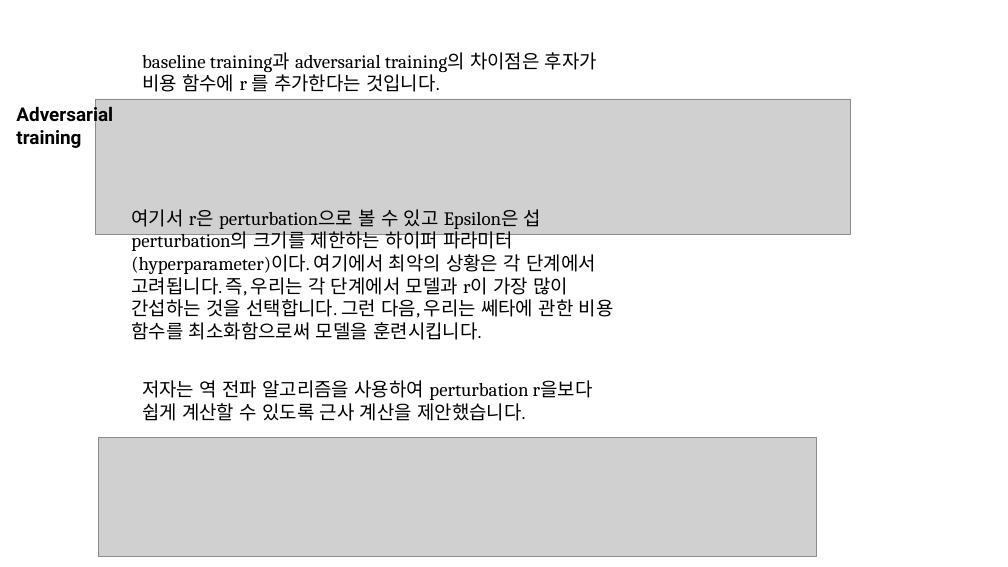
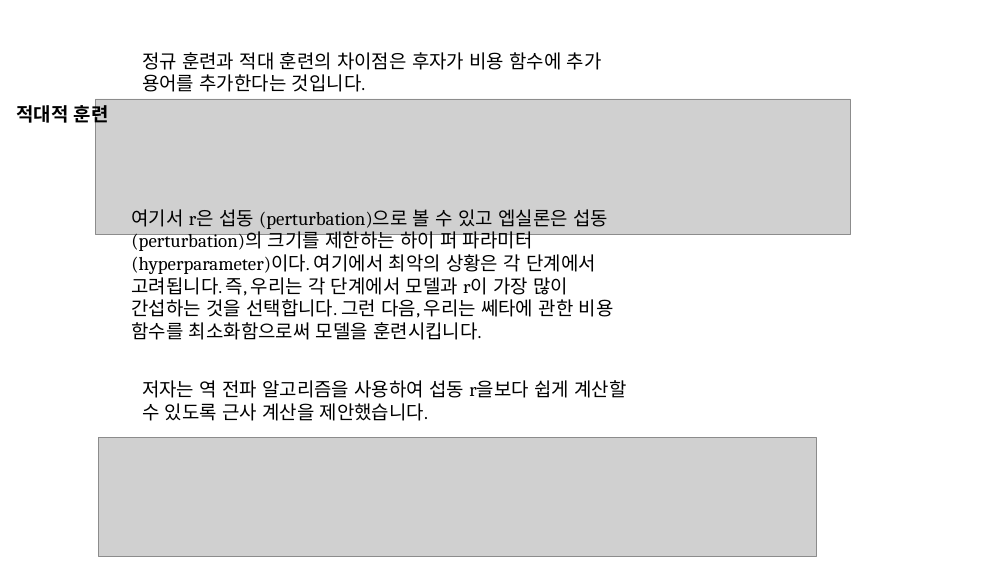
Before and after one commit to modudeepnlp/code_implementation, a slide deck: slide 7 of resources/slide/Adversarial Training Methods For Semi-Supervised Text Classification_20190311_ChangWookJun.pptx. Drawn at 1008x567 pixels with LibreOffice and Linux fonts; fonts in the diff are those of the drawing; grey boxes stand for pictures. Boxes give left, top, right and bottom in pixels: in the first picture for what was removed or moved away, otherwise in the second. Text is boxed around its words. In the diff, an @@ line names an element or a change of style, - is before the commit and + after.

```diff
--- a/resources/slide/Adversarial Training Methods For Semi-Supervised Text Classification_20190311_ChangWookJun.pptx
+++ b/resources/slide/Adversarial Training Methods For Semi-Supervised Text Classification_20190311_ChangWookJun.pptx
@@ text at [142, 52, 602, 92]: text changed @@
-baseline training과 adversarial training의 차이점은 후자가 비용 함수에 r 를 추가한다는 것입니다.
+정규 훈련과 적대 훈련의 차이점은 후자가 비용 함수에 추가 용어를 추가한다는 것입니다.
@@ text at [16, 102, 109, 127]: text changed @@
-Adversarial training
+적대적 훈련
@@ text at [131, 209, 614, 340]: text changed @@
-여기서 r은 perturbation으로 볼 수 있고 Epsilon은 섭perturbation의 크기를 제한하는 하이퍼 파라미터 (hyperparameter)이다. 여기에서 최악의 상황은 각 단계에서 고려됩니다. 즉, 우리는 각 단계에서 모델과 r이 가장 많이 간섭하는 것을 선택합니다. 그런 다음, 우리는 쎄타에 관한 비용 함수를 최소화함으로써 모델을 훈련시킵니다.
+여기서 r은 섭동 (perturbation)으로 볼 수 있고 엡실론은 섭동 (perturbation)의 크기를 제한하는 하이 퍼 파라미터 (hyperparameter)이다. 여기에서 최악의 상황은 각 단계에서 고려됩니다. 즉, 우리는 각 단계에서 모델과 r이 가장 많이 간섭하는 것을 선택합니다. 그런 다음, 우리는 쎄타에 관한 비용 함수를 최소화함으로써 모델을 훈련시킵니다.
@@ text at [142, 380, 626, 421]: text changed @@
-저자는 역 전파 알고리즘을 사용하여 perturbation r을보다 쉽게 계산할 수 있도록 근사 계산을 제안했습니다.
+저자는 역 전파 알고리즘을 사용하여 섭동 r을보다 쉽게 계산할 수 있도록 근사 계산을 제안했습니다.
```
Also in this commit, not shown: 9 other slides changed, 7 slides added.
